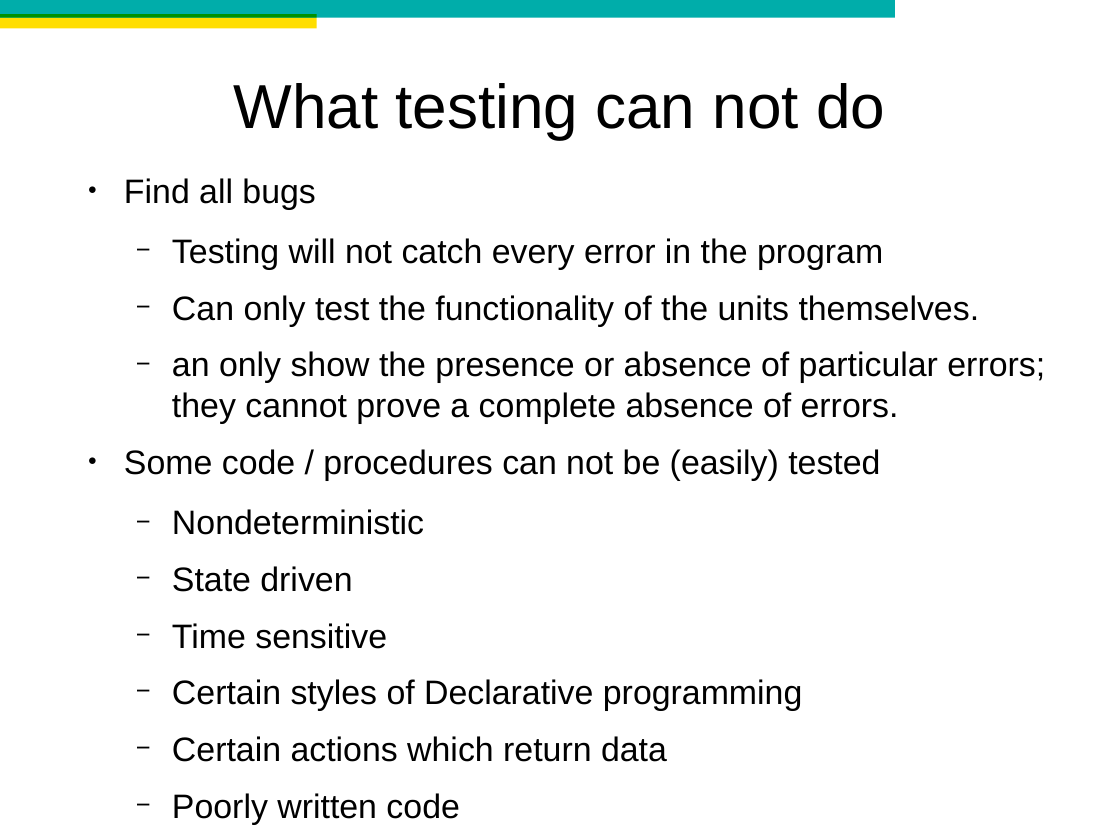
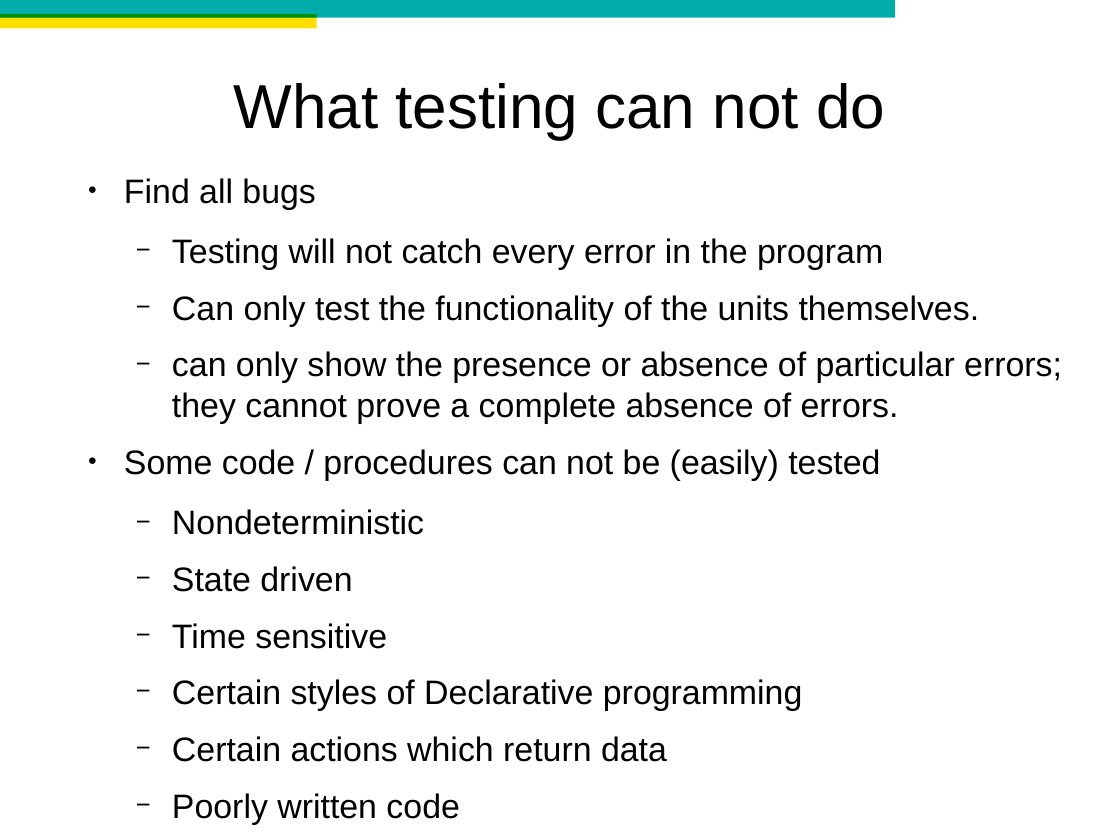
Before and after one commit to mgable/QA-demo, a slide deck: slide 4 of presentation/QA demo.odp. Drawn at 1120x840 pixels with LibreOffice and Linux fonts; fonts in the diff are those of the drawing; background and template pictures are left out. Boxes give left, top, right and bottom in pixels: in the first picture for what was removed or moved away, otherwise in the second. Text is boxed around its words. In the diff, an @@ line names an element or a change of style, - is before the commit and + after.

```diff
--- a/presentation/QA demo.odp
+++ b/presentation/QA demo.odp
@@ text at [172, 351, 1062, 424]: text changed @@
-  − an only show the presence or absence of particular errors; they cannot prove a complete absence of errors.
+  − can only show the presence or absence of particular errors; they cannot prove a complete absence of errors.
```
Also in this commit, not shown: 6 other slides changed, 2 slides removed, 4 other files.
